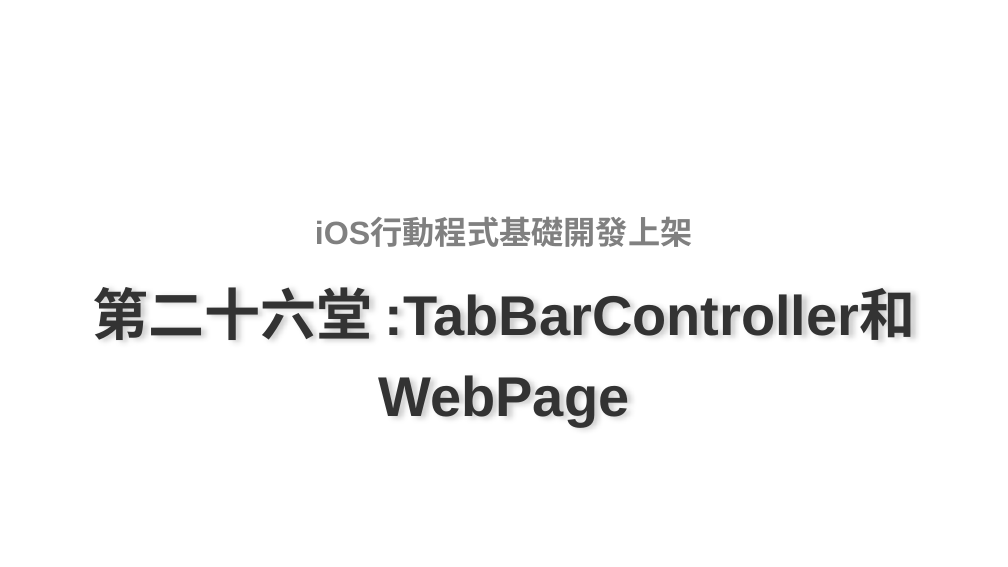
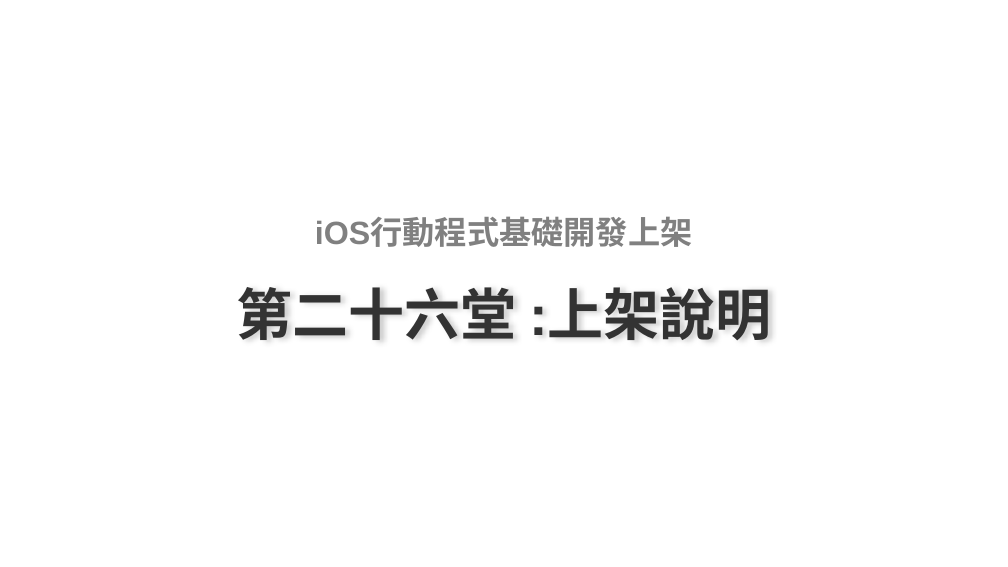
Before and after one commit to roberthsu2003/Iphone1, a slide deck: slide 1 of iOS行動程式基礎開發上架20堂課/第26堂課上架說明/第26堂課上架說明.pptx. Drawn at 1008x567 pixels with LibreOffice and Linux fonts; fonts in the diff are those of the drawing; background and template pictures are left out. Boxes give left, top, right and bottom in pixels: in the first picture for what was removed or moved away, otherwise in the second. Text is boxed around its words. In the diff, an @@ line names an element or a change of style, - is before the commit and + after.

```diff
--- a/iOS行動程式基礎開發上架20堂課/第26堂課上架說明/第26堂課上架說明.pptx
+++ b/iOS行動程式基礎開發上架20堂課/第26堂課上架說明/第26堂課上架說明.pptx
@@ title at (237,287,771,340): text changed; font Arial to Noto Sans CJK SC @@
-第二十六堂 :TabBarController和WebPage
+第二十六堂 :上架說明
```
Also in this commit, not shown: 47 other files.
